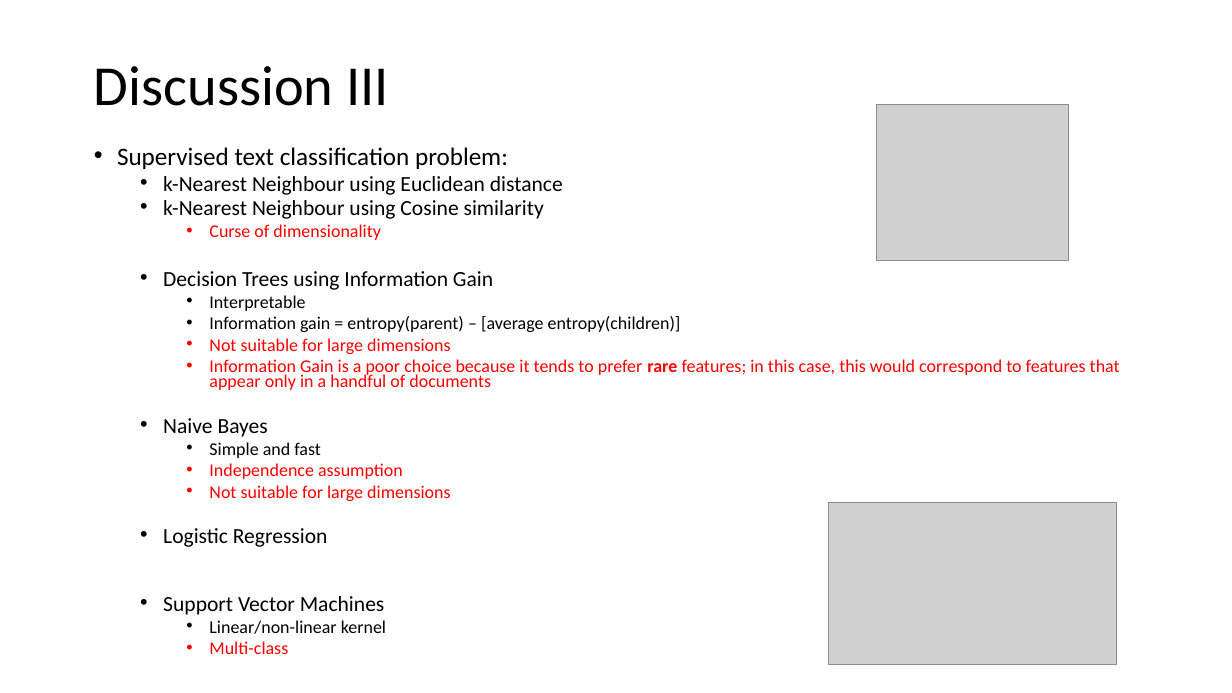
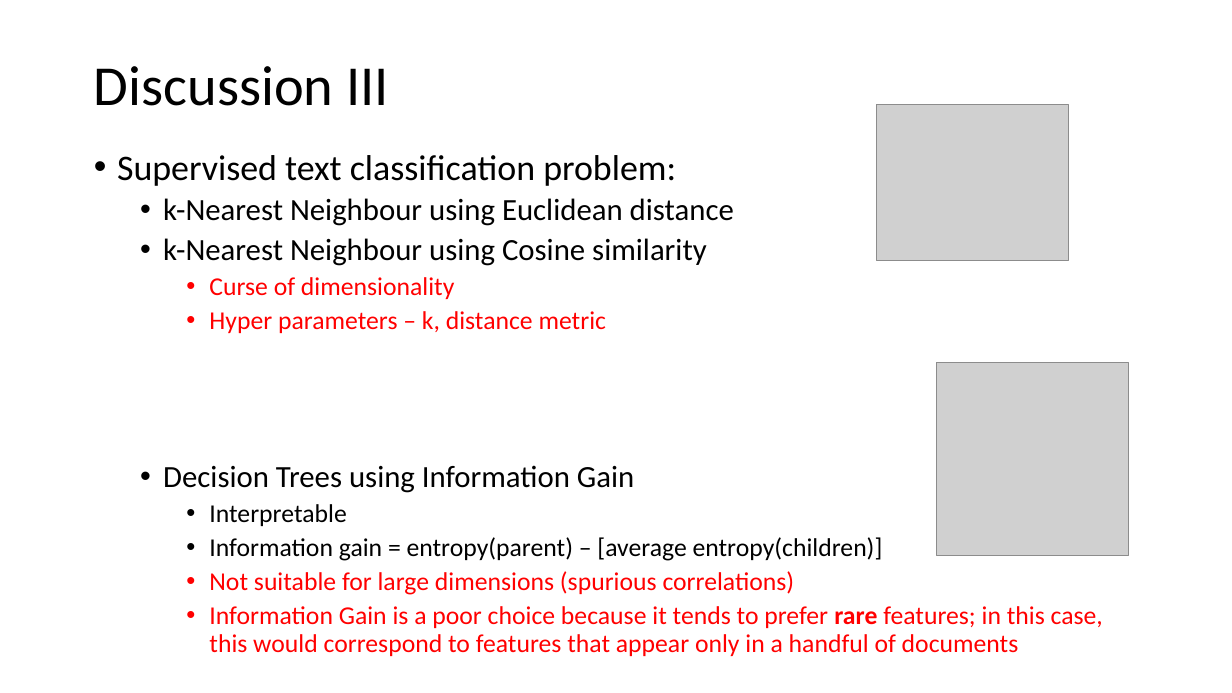
Before and after one commit to shivashankarrs/WSTA, a slide deck: slide 12 of WSTAWorkshop_2.pptx. Drawn at 1232x693 pixels with LibreOffice and Linux fonts; fonts in the diff are those of the drawing; grey boxes stand for pictures. Boxes give left, top, right and bottom in pixels: in the first picture for what was removed or moved away, otherwise in the second. Text is boxed around its words. In the diff, an @@ line names an element or a change of style, - is before the commit and + after.

```diff
--- a/WSTAWorkshop_2.pptx
+++ b/WSTAWorkshop_2.pptx
@@ text at (x1=117, y1=155, x2=1103, y2=656): size 19.6 to 28 pt in "Supervised text classification problem:"; size 16.8 to 24 pt in "k-Nearest Neighbour using Euclidean distance", "k-Nearest Neighbour using Cosine similarity", "Decision Trees using Information Gain"; size 14 to 20 pt in "Curse of dimensionality", "Interpretable", "Information gain = entropy(parent) – [average entropy(childr ...", "Information Gain is a poor choice because ..."; line spacing 0.7 to 0.9 @@
@@ text at (x1=209, y1=311, x2=606, y2=333): paragraph added @@
+    • Hyper parameters – k, distance metric
@@ picture added at (x1=936, y1=363, x2=1128, y2=555) @@
@@ text at (x1=163, y1=418, x2=450, y2=654): paragraphs removed @@
-  • Naive Bayes
-    • Simple and fast
-    • Independence assumption
-    • Not suitable for large dimensions
-  • Logistic Regression
-  • Support Vector Machines
-    • Linear/non-linear kernel
-    • Multi-class
@@ picture removed at (x1=828, y1=503, x2=1116, y2=665) @@
@@ text at (x1=209, y1=571, x2=795, y2=595): text changed; size 14 to 20 pt @@
-    • Not suitable for large dimensions
+    • Not suitable for large dimensions (spurious correlations)
```
Also in this commit, not shown: 1 slide added, 1 other file.
